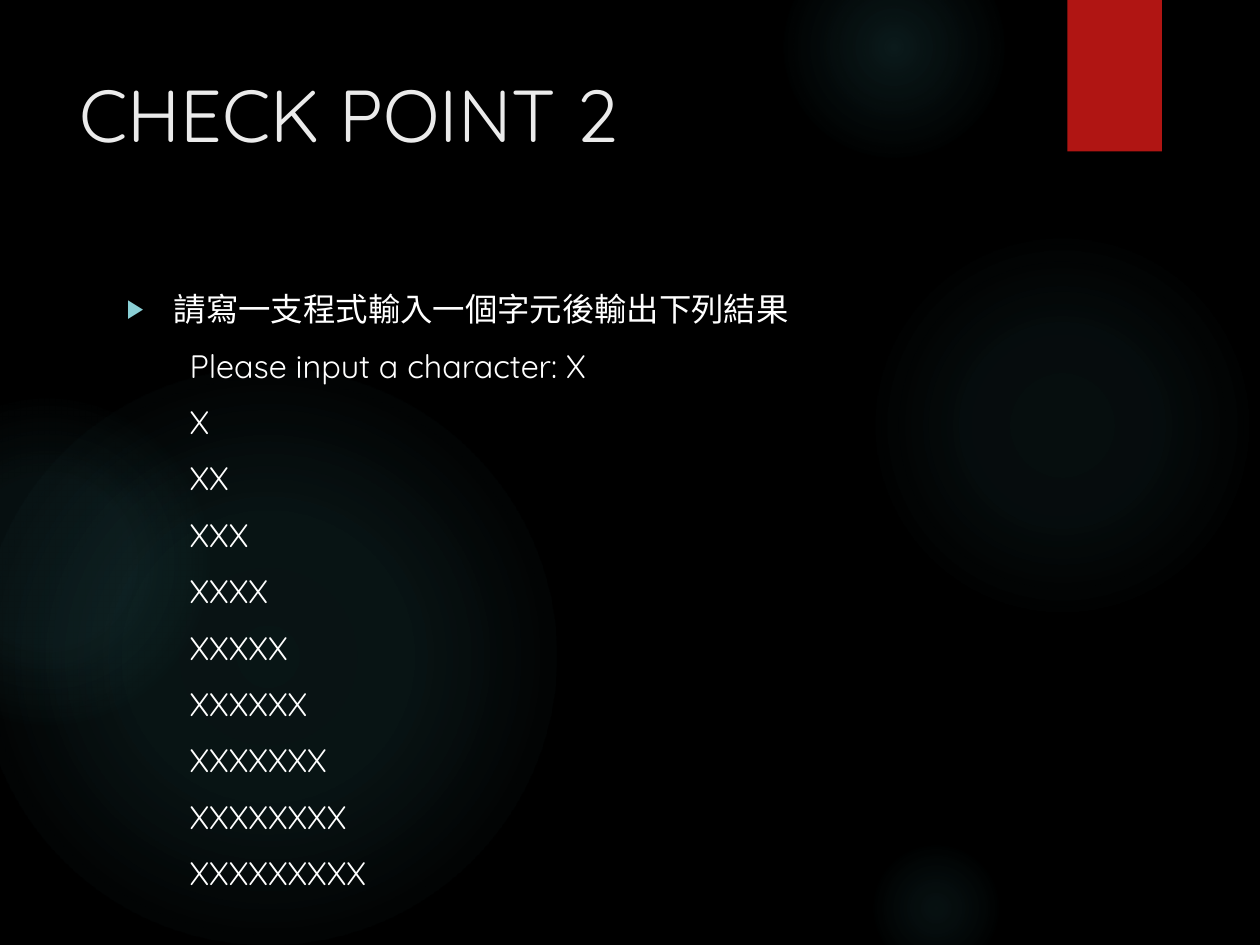
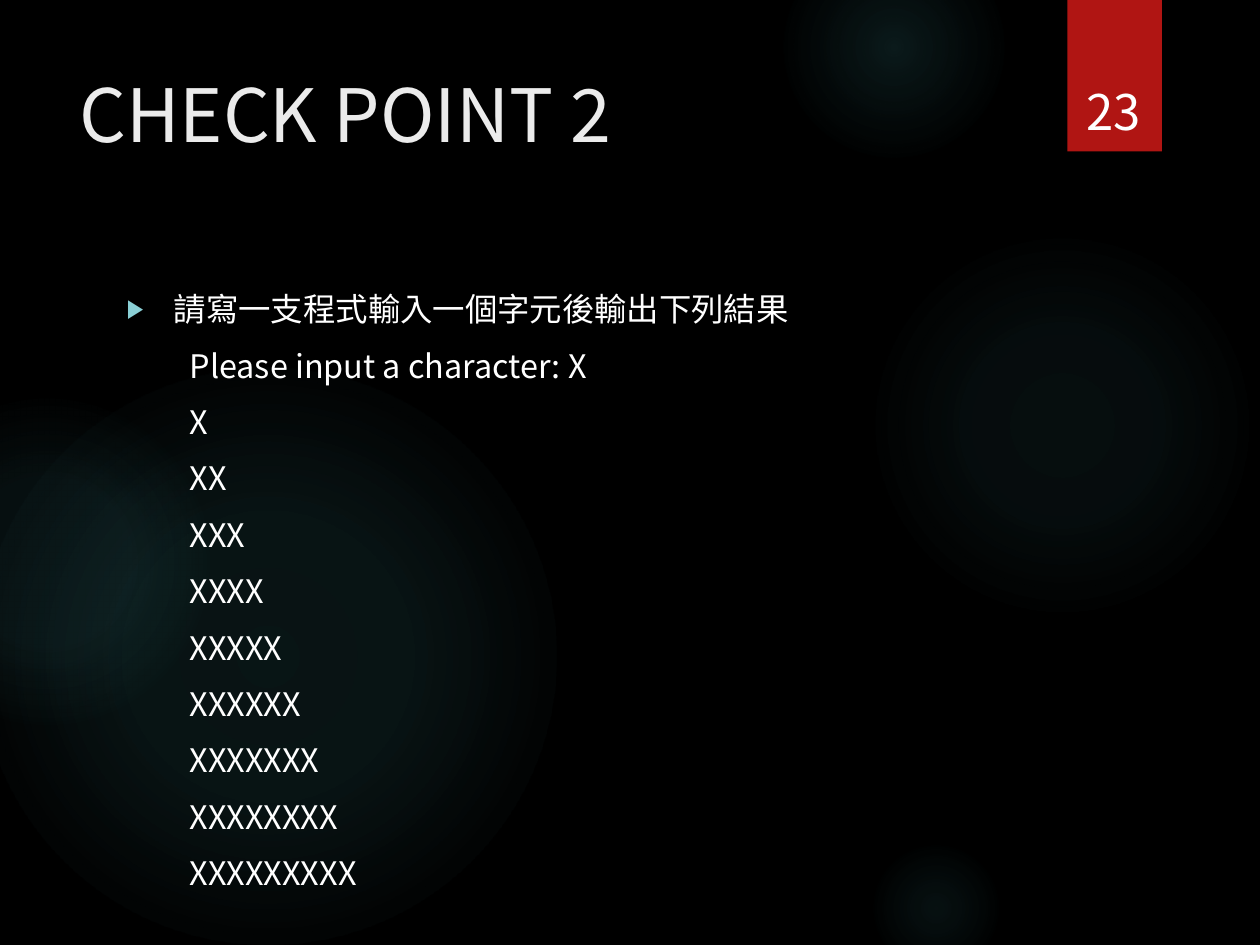
Before and after one commit to MCUITE/IoT, a slide deck: slide 23 of Lab/Lab04-Python.pptx (slide 24 before the commit). Drawn at 1260x945 pixels with LibreOffice and Linux fonts; fonts in the diff are those of the drawing; background and template pictures are left out. Boxes give left, top, right and bottom in pixels: in the first picture for what was removed or moved away, otherwise in the second. Text is boxed around its words. In the diff, an @@ line names an element or a change of style, - is before the commit and + after.

```diff
--- a/Lab/Lab04-Python.pptx
+++ b/Lab/Lab04-Python.pptx
@@ title "CHECK POINT 2" at (79, 87, 611, 143): font Quicksand to Noto Sans CJK SC @@
@@ page number added at (1086, 93, 1140, 131), 28 pt, text #FFFFFF @@
+23
@@ text "請寫一支程式輸入一個字元後輸出下列結果" at (174, 293, 789, 829): font Quicksand to Noto Sans CJK SC @@
```
Also in this commit, not shown: 22 other slides changed, 1 slide removed, 39 other files.
